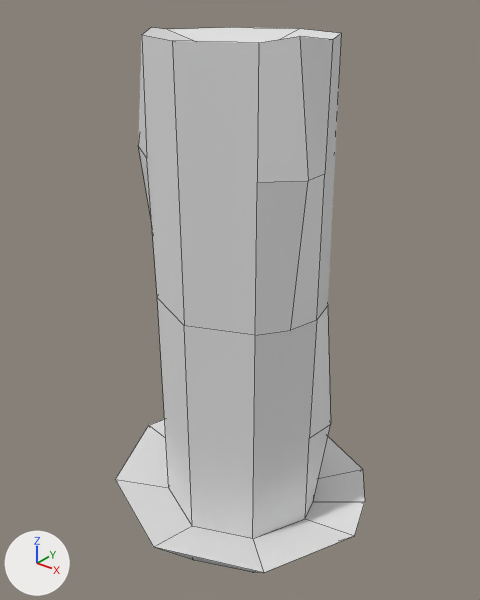
The FBX model Design/3D Art/Candle/candle.fbx, before and after one commit.
One viewpoint serves both versions: a 50 mm lens placed at (0.227, -0.287, 0.357), pointed at (-0.004, 0.002, 0.178). Every picture has the same lights, and +X, +Y and +Z are marked at lower left. Mesh edges are drawn as thin lines. Where no turn or scale is listed for an object, it has been applied to the vertices.

Objects in the first picture: 'Candle'.
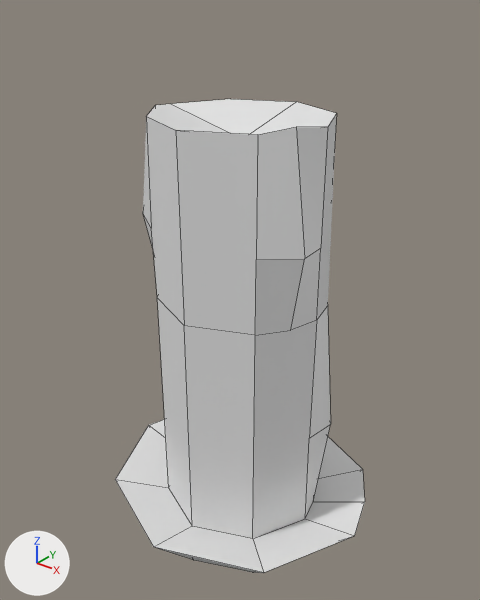
Commit message: Candle 3D changes

Location of each change, [x1, y1, x2, y2] in pixels of the pictures (480 x 600 px; the box of a moved part takes in the faces that stretch with it):
'Candle', reshaped (13% shorter): before [115, 27, 365, 573]; after [115, 99, 365, 573]
part 1 of me_mesh, moved or reshaped: before [138, 27, 341, 335]; after [143, 99, 336, 335]

What the commit changed:
me_mesh has 65 vertices, 54 faces and spans x -0.091..0.091, y -0.086..0.083, z -0.007..0.321.
me_mesh is used by ob_candle; location (-0.0014, 0.0009, 0.0114).
me_mesh part 1: all 17 vertices in x -0.059..0.059, y -0.052..0.052, z 0.255..0.321 are moved by (0.0, 0.0, -0.04).
